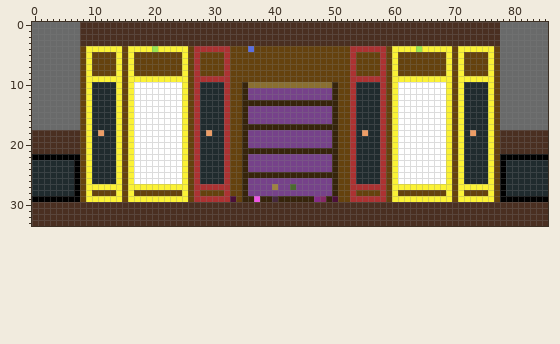
Two versions of one pixel-art file, Assets/Maps/GrandArchives/CombatRoom.aseprite. Above is the file before it was changed.
86x34 pixels, 1 frame.
The same view after the edit:
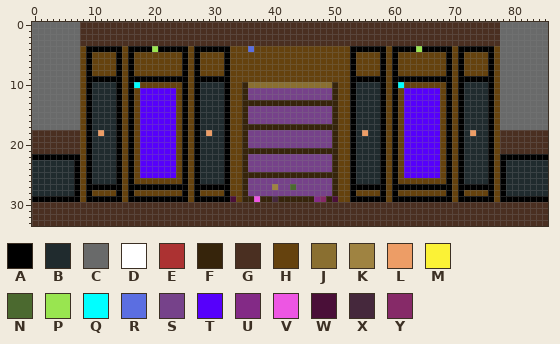
Palette (. is transparent): A #000000  B #202b2e  C #696a6a  D #ffffff  E #ac3232  F #36240b  G #4a2f21  H #65420e  J #8a6f30  K #9f8341  L #ed9d66  M #fbf236  N #4b692f  P #99e550  Q #00ffff  R #5b6ee1  S #76428a  T #5600fb  U #832a86  V #ed56e3  W #4a0f38  X #45283c  Y #862a68
The edit:
layer "Clear" now shown
Changed rows in their new state; - is an unchanged pixel.
Layers "Objects", "Walls", "Clear":
first column x 9:
 4 AAAAAA-AAAA-AAAAA-AAAAAA--------------------AAAAAA-AAAA-AAAAA-AAAAAA
 5 A----A-A--------A-A----A--------------------A----A-A--------A-A----A
 6 A----A-A--------A-A----A--------------------A----A-A--------A-A----A
 7 A----A-A--------A-A----A--------------------A----A-A--------A-A----A
 8 A----A-A--------A-A----A--------------------A----A-A--------A-A----A
 9 AAAAAA-AAAAAAAAAA-AAAAAA--------------------AAAAAA-AAAAAAAAAA-AAAAAA
10 A----A-AQHHHHHHHA-A----A--------------------A----A-AQHHHHHHHA-A----A
11 A----A-AHTTTTTTHA-A----A--------------------A----A-AHTTTTTTHA-A----A
12 A----A-AHTTTTTTHA-A----A--------------------A----A-AHTTTTTTHA-A----A
13 A----A-AHTTTTTTHA-A----A--------------------A----A-AHTTTTTTHA-A----A
14 A----A-AHTTTTTTHA-A----A--------------------A----A-AHTTTTTTHA-A----A
15 A----A-AHTTTTTTHA-A----A--------------------A----A-AHTTTTTTHA-A----A
16 A----A-AHTTTTTTHA-A----A--------------------A----A-AHTTTTTTHA-A----A
17 A----A-AHTTTTTTHA-A----A--------------------A----A-AHTTTTTTHA-A----A
18 A----A-AHTTTTTTHA-A----A--------------------A----A-AHTTTTTTHA-A----A
19 A----A-AHTTTTTTHA-A----A--------------------A----A-AHTTTTTTHA-A----A
20 A----A-AHTTTTTTHA-A----A--------------------A----A-AHTTTTTTHA-A----A
21 A----A-AHTTTTTTHA-A----A--------------------A----A-AHTTTTTTHA-A----A
22 A----A-AHTTTTTTHA-A----A--------------------A----A-AHTTTTTTHA-A----A
23 A----A-AHTTTTTTHA-A----A--------------------A----A-AHTTTTTTHA-A----A
24 A----A-AHTTTTTTHA-A----A--------------------A----A-AHTTTTTTHA-A----A
25 A----A-AHTTTTTTHA-A----A--------------------A----A-AHTTTTTTHA-A----A
26 A----A-AHHHHHHHHA-A----A--------------------A----A-AHHHHHHHHA-A----A
27 AAAAAA-AAAAAAAAAA-AAAAAA--------------------AAAAAA-AAAAAAAAAA-AAAAAA
28 A----A-A--------A-A----A--------------------A----A-A--------A-A----A
29 AAAAAA-AAAAAAAAAA-AAAAAA--------------------AAAAAA-AAAAAAAAAA-AAAAAA
